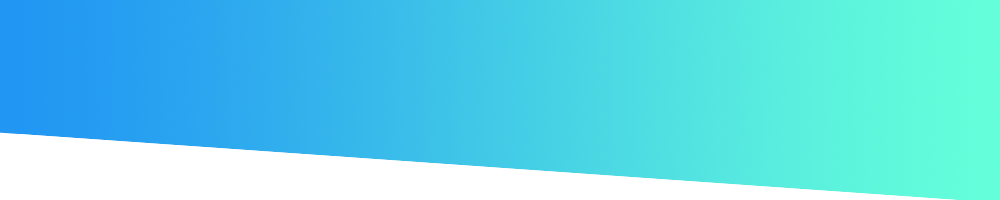
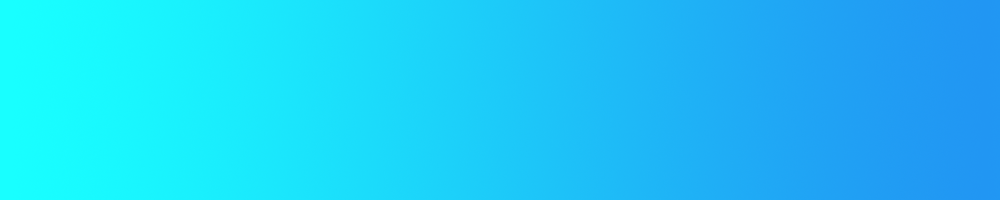
Two versions of the same layered image (1000x200). Layer-by-layer changes:
renamed "Layer 3 copy" to "Layer 3", hid it, painted on it over [0, 0, 1000, 200]
showed "Layer 2", painted on it over [0, 0, 1000, 200]
showed "Layer 1", moved it below "Layer 2", painted on it over [0, 0, 1000, 200]
